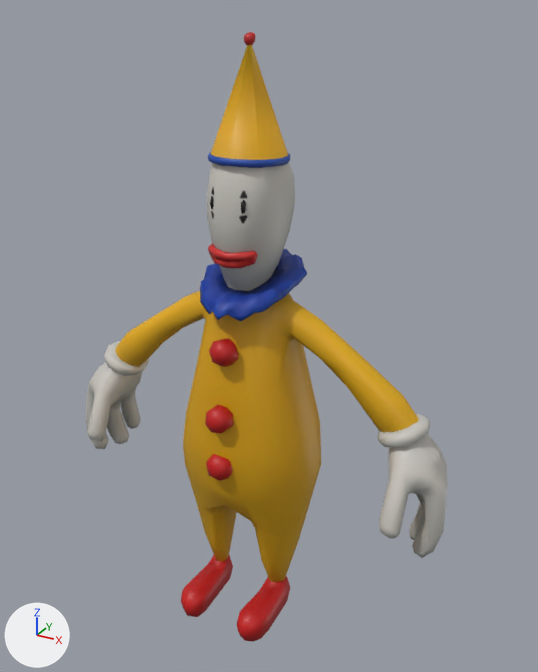
The FBX model Assets/Models/Kaufmo.fbx: old version first, new version second.
The view is the same before and after, from a camera (50 mm lens) standing at (54.0, -90.9, 95.8) and looking at (2.1, 3.5, 48.6). Lighting does not change. The marker at lower left points along +X, +Y and +Z.

In view in the first picture: 'Kaufmo_hat', 'kaufmo_body'.
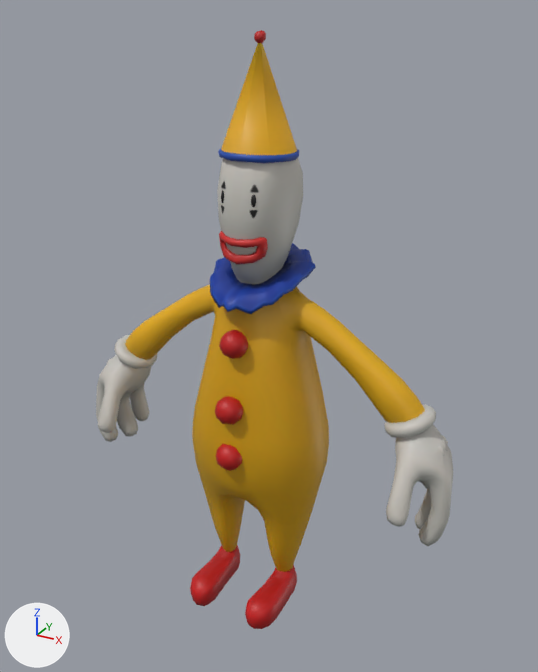
Boxes (x1, y1, x2, y2) around the edits, measured in the pictures (538 x 672 px):
'Kaufmo_hat', reshaped, moved (331% wider, 338% taller): before (208, 32, 290, 168); after (96, 30, 453, 629)
'kaufmo_body', deleted: before (86, 162, 448, 642)
part 1 of me_kaufmo_hat_001, built on: before (208, 153, 275, 167); after (96, 149, 453, 629)

Diff of the bpy script that builds the scene:
```diff
--- a/Assets/Models/Kaufmo.fbx.py
+++ b/Assets/Models/Kaufmo.fbx.py
@@ me_kaufmo_hat_001 @@
 # used by ob_kaufmo_hat; location = (0.0, -2.8, -0.2)
-me_kaufmo_hat_001.from_pydata(...)  # 130 vertices, 234 faces; spans x -5.9..5.9, y -1.6..10.3, z 75.9..93.1
+me_kaufmo_hat_001.from_pydata(...)  # 2357 vertices, 4490 faces; spans x -33.6..33.6, y -9.0..14.2, z -0.2..93.1
+# me_kaufmo_hat_001 part 1: 2 vertices removed from x -3.6..3.6, y -0.2, z 77.3; 2227 vertices added at x -33.6..33.6, y -9.0..14.2, z -0.2..79.6
 me_kaufmo_hat_001.materials.append(mat_tadc_0000_kaufmo_body_m)
@@ ob_kaufmo_hat @@
 ob_kaufmo_hat = bpy.data.objects.new('Kaufmo_hat', me_kaufmo_hat_001)
-ob_kaufmo_hat.location = (0.0, -2.8, -0.2)
+ob_kaufmo_hat.location = (0.0, 0.0, 0.0)
@@ ob_kaufmo_body @@
-ob_kaufmo_body = bpy.data.objects.new('kaufmo_body', me_kaufmo_body_001)
-ob_kaufmo_body.location = (0.0, -2.8, -0.2)
```
